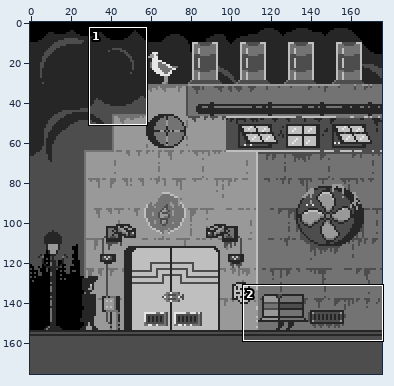
Sprite sheet: Buildings/GrayScaleCanvas.png. The first picture is a wide view before the edit; the outline marks the close-up.
Close-up. The starting point:
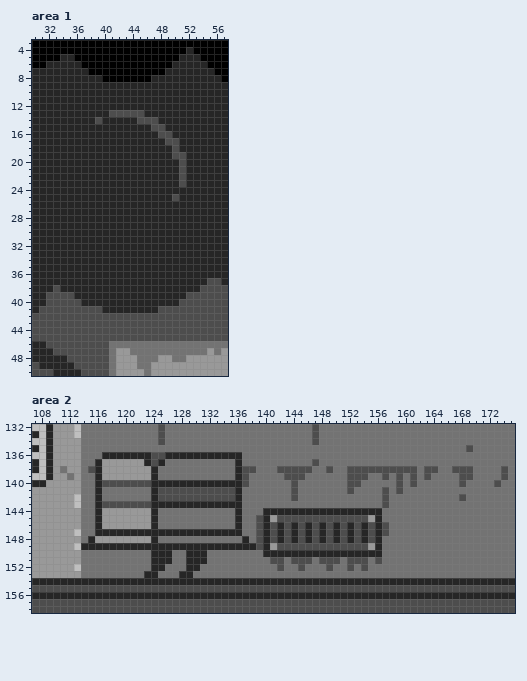
The file is 704x704 pixels, drawn in blocks of 4x4; one block is one cell here. Shown: area 1: x 30..57, y 3..50; area 2: x 107..175, y 132..158. The commit also changed other parts of the picture, which this record leaves out.
After the commit:
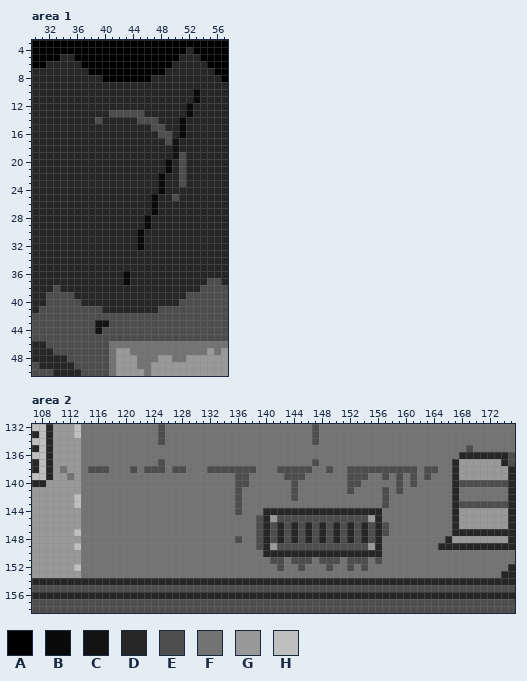
Palette (. is transparent): A #000000  B #0a0a0a  C #131313  D #262626  E #4d4d4d  F #737373  G #999999  H #bfbfbf
Diff:
Area 1:
y 10..11: x 53 D -> B
y 12..13: x 52 D -> B
y 14..16: x 51 D -> B
y 17..19: x 50 E -> C
y 20..21: x 49 D -> B
y 22..24: x 48 D -> B
y 25..27: x 47 D -> B
y 28..29: x 46 D -> B
y 30..32: x 45 D -> B
y 36..37: x 43 D -> B
y 43: x 39..40 EE -> CC
y 44: x 39 E -> C
Area 2:
y 136: x 117..136 DDDDDDDEEDDDDDDDDDDD -> FFFFFFFFFFFFFFFFFFFF; x 168..175 FFFFFFFF -> DDDDDDDE
y 137: x 116..125 DGGGGGGDED -> FFFFFFFFFE; x 136 D -> F; x 167..175 FFFFFFFFF -> DGGGGGGDE
y 138: x 116..125 DGGGGGGGDF -> EEFFFEFEEE; x 127..128 FF -> EE; x 132..136 FFFFD -> EEEEE; x 167..175 EEEFFFFEF -> DGGGGGGGD
y 139: x 116..124 DGGGGGGGD -> FFFFFFFFF; x 136 D -> E; x 167..175 FEEFFFFEF -> DGGGGGGGD
y 140: x 116..136 DEEEEEEEDDDDDDDDDDDDD -> FFFFFFFFFFFFFFFFFFFFE; x 167 F -> D; x 169..172 FFFF -> EEEE; x 174..175 FF -> ED
y 141: x 116 D -> F; x 124..136 DEEEEEEEEEEED -> FFFFFFFFFFFFE; x 167 F -> D; x 175 F -> D
y 142: x 116 D -> F; x 124..136 DEEEEEEEEEEED -> FFFFFFFFFFFFE; x 167..168 FE -> DF; x 175 F -> D
y 143: x 116..136 DEEEEEEEDDDDDDDDDDDDD -> FFFFFFFFFFFFFFFFFFFFE; x 167..175 FFFFFFFFF -> DEEEEEEED
y 144: x 116..124 DGGGGGGGD -> FFFFFFFFF; x 136 D -> E; x 167..175 FFFFFFFFF -> DGGGGGGGD
y 145..146: x 116..124 DGGGGGGGD -> FFFFFFFFF; x 136 D -> F; x 167..175 FFFFFFFFF -> DGGGGGGGD
y 147: x 116..136 DDDDDDDDDDDDDDDDDDDDD -> FFFFFFFFFFFFFFFFFFFFF; x 167..175 FFFFFFFFF -> DDDDDDDDD
y 148: x 115..124 DGGGGGGGGD -> FFFFFFFFFF; x 136..137 FD -> EF; x 166..175 FFFFFFFFFF -> DGGGGGGGGD
y 149: x 114..138 DDDDDDDDDDDDDDDDDDDDDDDDD -> FFFFFFFFFFFFFFFFFFFFFFFFF; x 165..175 FFFFFFFFFFF -> DDDDDDDDDDD
y 150..151: x 124..126 DDD -> FFF; x 129..131 DDD -> FFF
y 152: x 124..125 DD -> FF; x 129..130 DD -> FF; x 175 F -> D
y 153: x 123..124 DD -> FF; x 128..129 DD -> FF; x 174..175 FF -> DD
Boxes around the changes in both close-ups, in picture pixels (x1, y1, x2, y2):
changed: (137, 89, 200, 250)
changed: (123, 271, 130, 285)
changed: (95, 320, 109, 334)
changed: (81, 452, 256, 578)
changed: (438, 452, 515, 578)
